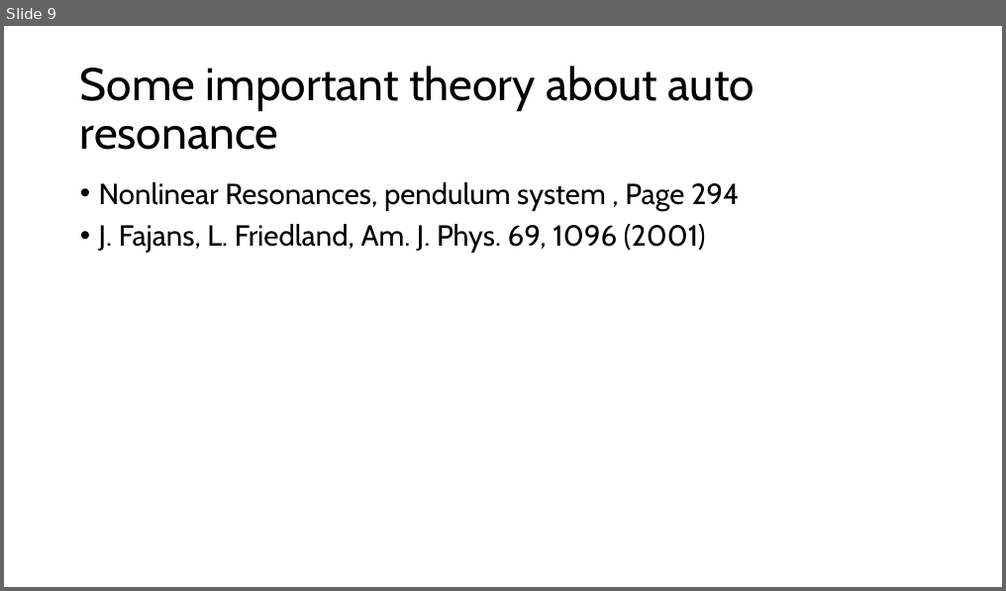
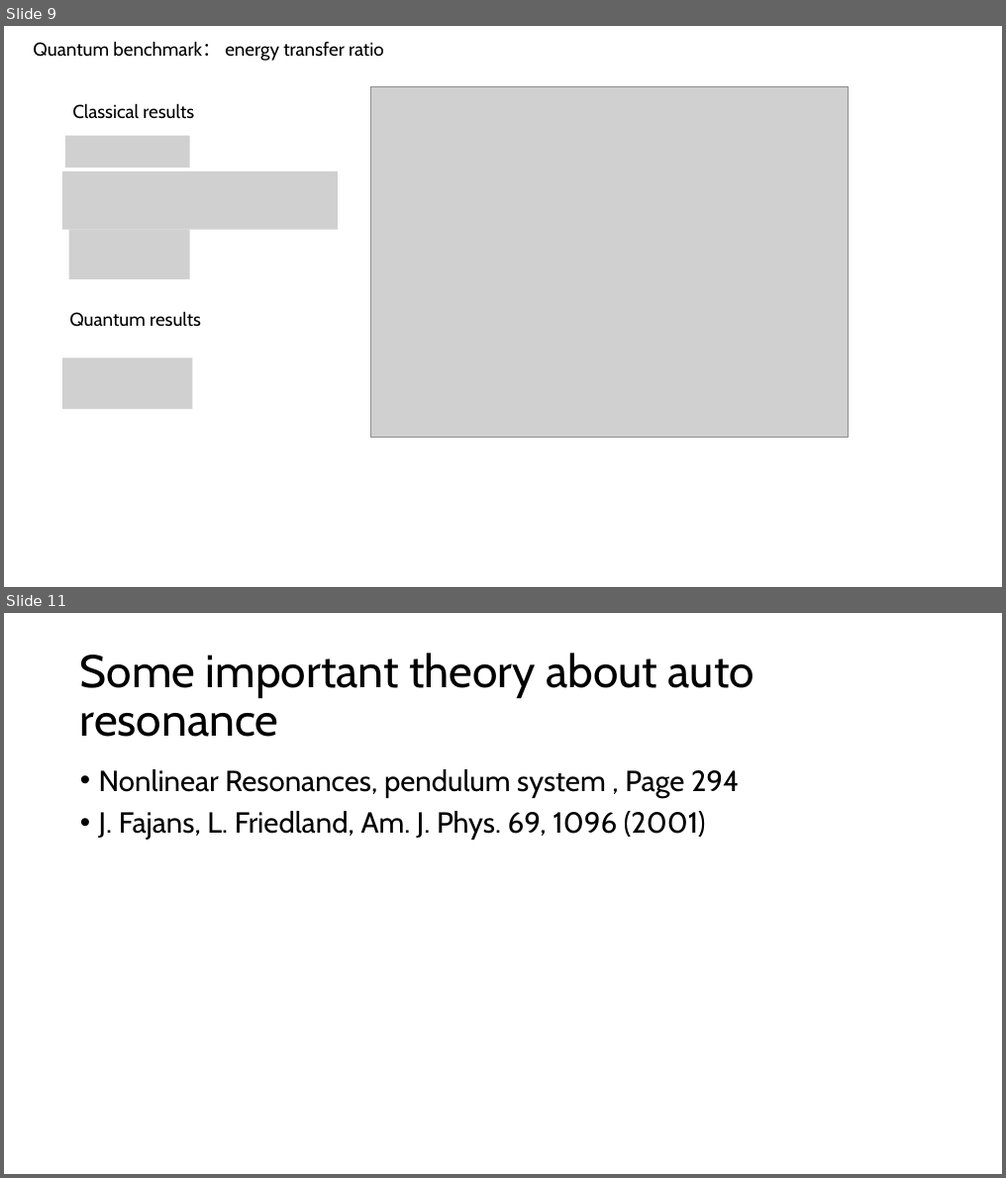
Before and after one commit to USTC-star/computer_share, a slide deck: paper modification/papers/Trapping analysis of a magnetic electron.pptx. Shown one above the other, each under a label of ours: slide 9 before the commit, slides 9 and 11 after it; the slides between them are not shown. The pictures are 1006x591 and 1006x1178 pixels, drawn with LibreOffice and Linux fonts; fonts in the diff are those of the drawing; grey boxes stand for pictures. Boxes give left, top, right and bottom in pixels: in the first picture for what was removed or moved away, otherwise in the second. Text is boxed around its words. In the diff, an @@ line names an element or a change of style, - is before the commit and + after.

```diff
--- a/paper modification/papers/Trapping analysis of a magnetic electron.pptx
+++ b/paper modification/papers/Trapping analysis of a magnetic electron.pptx
@@ slide 9 added at bbox=[4, 26, 1002, 587], background #FFFFFF @@
@@ text added at bbox=[33, 41, 384, 61], 18 pt, text #000000 @@
+Quantum benchmark： energy transfer ratio
@@ text added at bbox=[72, 103, 194, 119], 18 pt, text #000000 @@
+Classical results
@@ picture added at bbox=[371, 86, 848, 438] @@
@@ picture added at bbox=[65, 135, 190, 168] @@
@@ picture added at bbox=[62, 172, 338, 230] @@
@@ picture added at bbox=[69, 230, 190, 279] @@
@@ text added at bbox=[69, 311, 201, 327], 18 pt, text #000000 @@
+Quantum results
@@ picture added at bbox=[62, 359, 193, 410] @@
@@ what was slide 9 is now slide 11 @@
```
Also in this commit, not shown: 2 slides changed, 1 other slide added, 4 other files.
